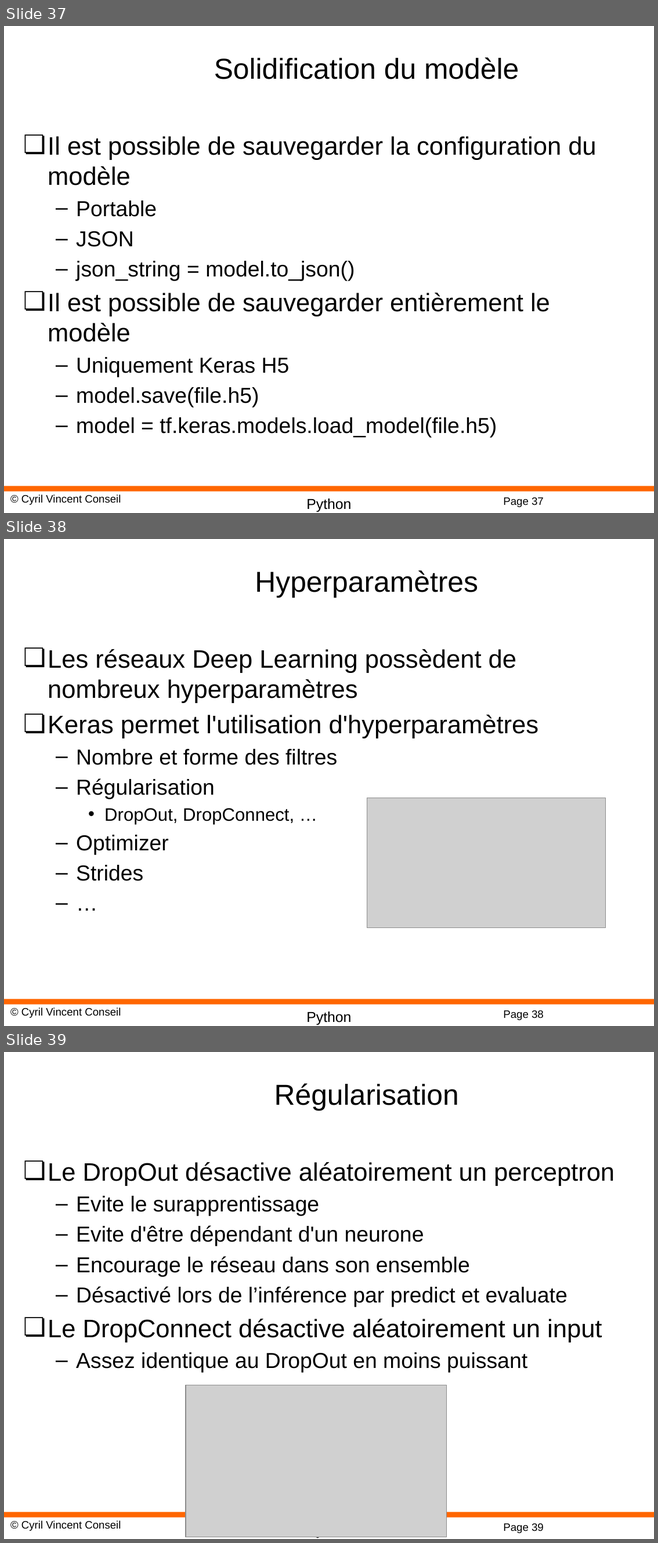
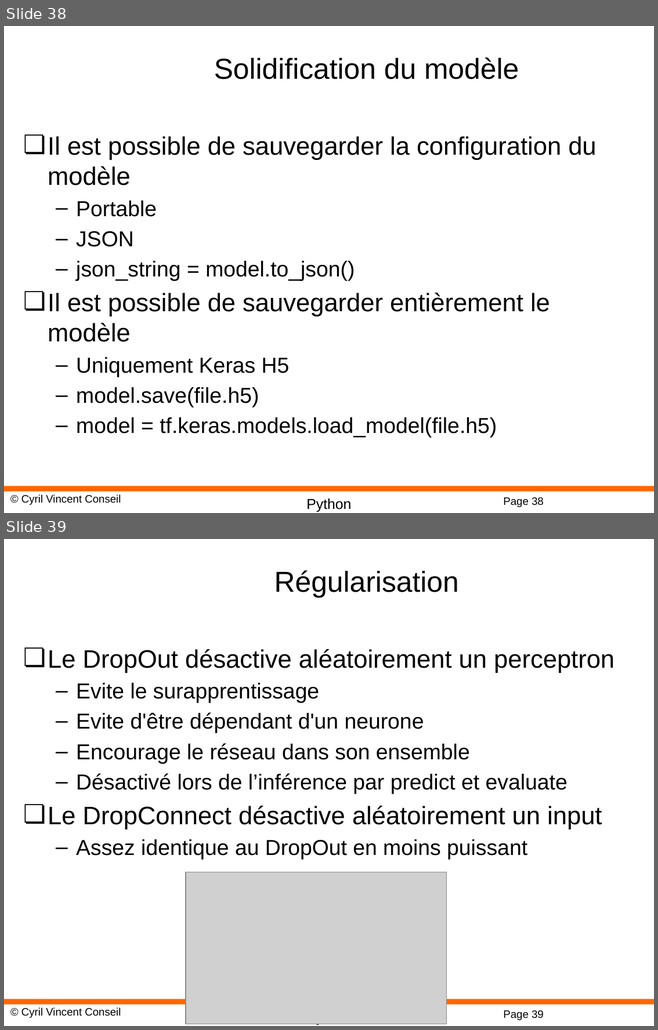
Before and after one commit to cyrilvincent/DL, a slide deck: PPT/DeepLearning09-Keras.pptx. Shown one above the other, each under a label of ours: slides 37, 38 and 39 before the commit, slides 38 and 39 after it. The pictures are 658x1543 and 658x1030 pixels, drawn with LibreOffice and Linux fonts; fonts in the diff are those of the drawing; grey boxes stand for pictures; background and template pictures are left out. Boxes give left, top, right and bottom in pixels: in the first picture for what was removed or moved away, otherwise in the second. Text is boxed around its words. In the diff, an @@ line names an element or a change of style, - is before the commit and + after.

```diff
--- a/PPT/DeepLearning09-Keras.pptx
+++ b/PPT/DeepLearning09-Keras.pptx
@@ slide 38 removed at [4,539,654,1026], background #FFFFFF; not listed: 4 template elements that a slide beside it also shows @@
@@ title removed at [255,570,477,598] @@
-Hyperparamètres
@@ text removed at [48,649,538,881] @@
-❏ Les réseaux Deep Learning possèdent de nombreux hyperparamètres
-❏ Keras permet l'utilisation d'hyperparamètres
-  – Nombre et forme des filtres
-  – Régularisation
-    • DropOut, DropConnect, …
-  – Optimizer
-  – Strides
-  – …
@@ picture removed at [367,798,605,928] @@
@@ what was slide 37 is now slide 38 @@
@@ page number at [503,498,543,507]: text changed @@
-Page 37
+Page 38
```
Also in this commit, not shown: 2 slides changed, 1 slide added, 5 other files.
